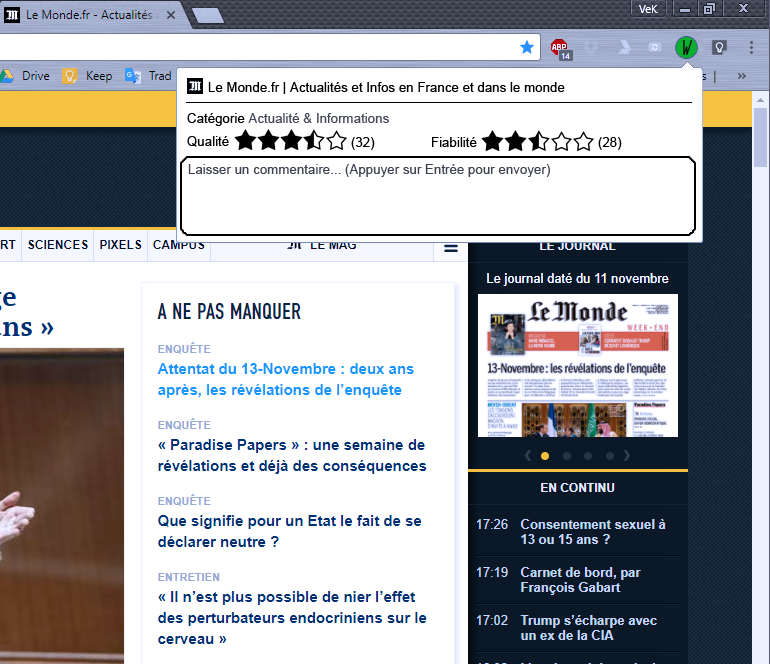
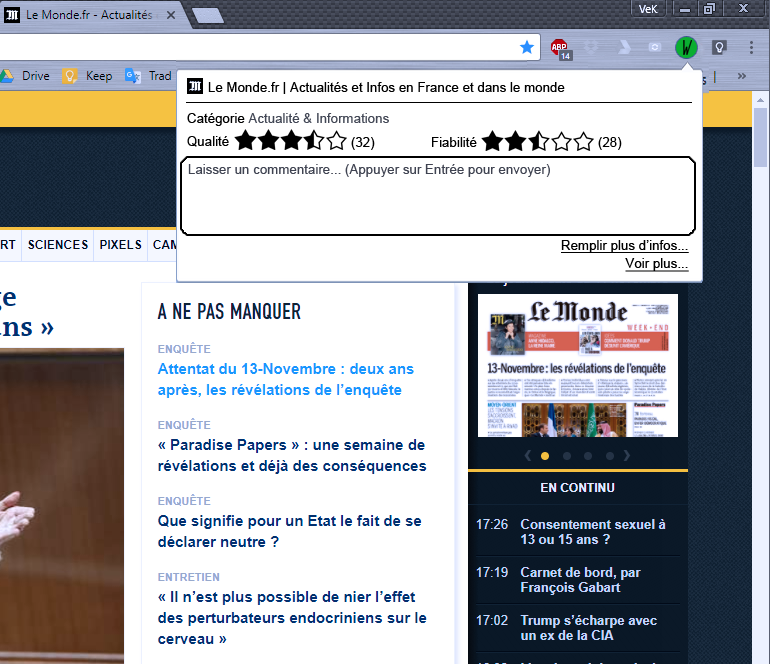
Revision of a layered 770px x 664px image; what changed, layer by layer:
added layer "Remplir plus d’infos... Voir plus..." above "Le Monde.fr | Actualités et Infos en France et dans le monde" over [561, 240, 689, 272]
painted on "bulle ext" over [176, 59, 709, 283]
